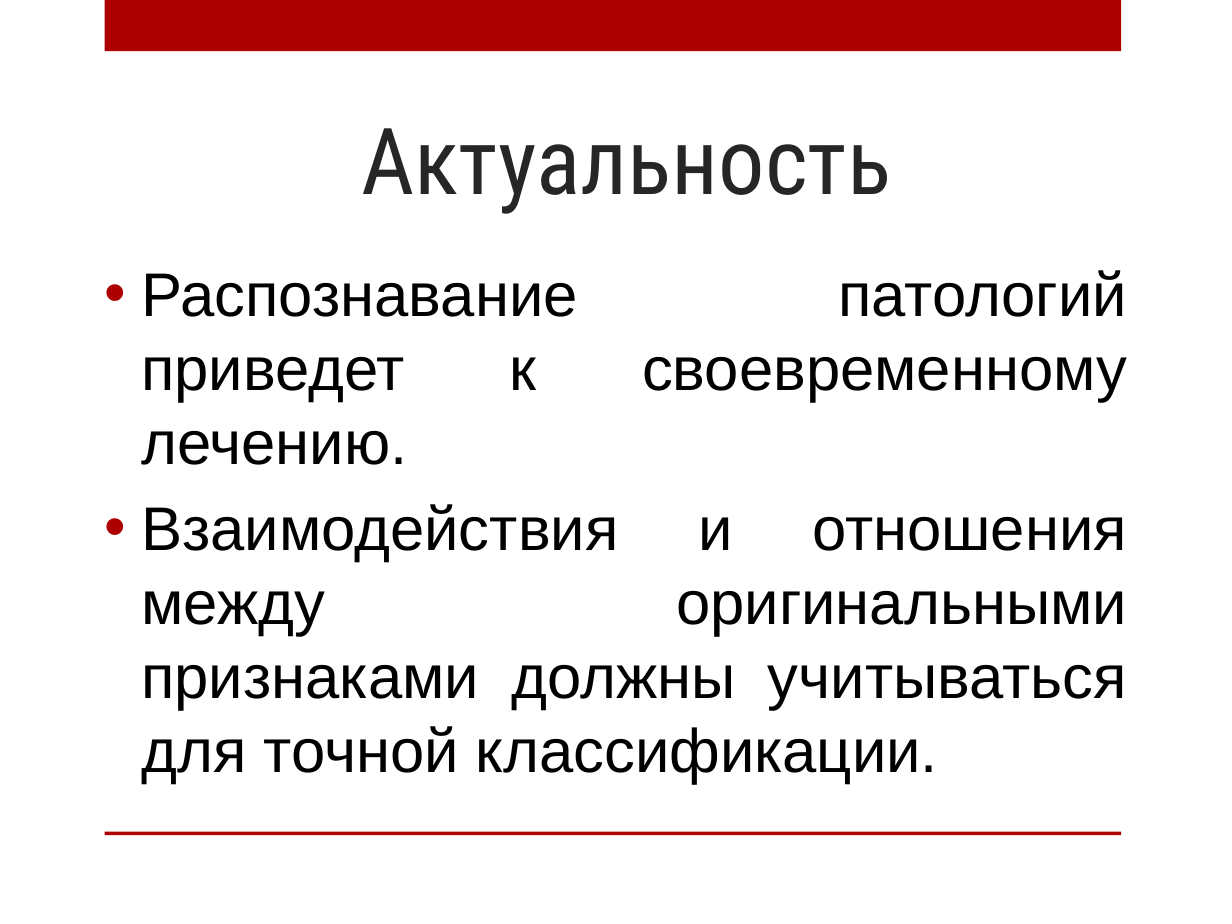
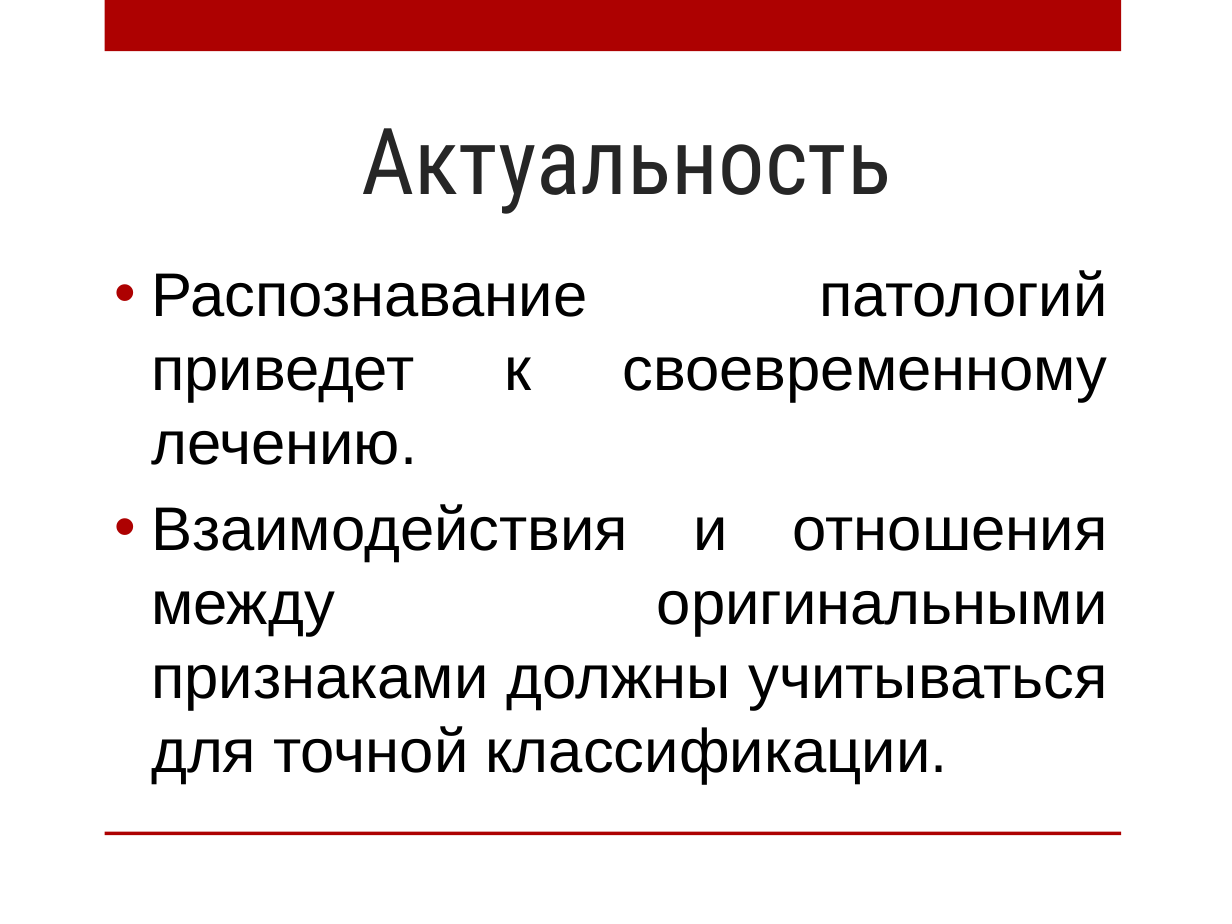
Before and after one commit to AnnaIbakaeva/Genetic, a slide deck: slide 6 of Диплом/Магистратура.Ибакаева.pptx. Drawn at 1232x924 pixels with LibreOffice and Linux fonts; fonts in the diff are those of the drawing; background and template pictures are left out. Boxes give left, top, right and bottom in pixels: in the first picture for what was removed or moved away, otherwise in the second. Text is boxed around its words. In the diff, an @@ line names an element or a change of style, - is before the commit and + after.

```diff
--- a/Диплом/Магистратура.Ибакаева.pptx
+++ b/Диплом/Магистратура.Ибакаева.pptx
@@ text "Распознавание патологий приведет к своевременному ..." rewrapped from [141, 270, 1127, 784] to [151, 270, 1108, 784] @@
```
Also in this commit, not shown: 8 other slides changed, 1 slide added, 1 slide removed, 1 other file.
